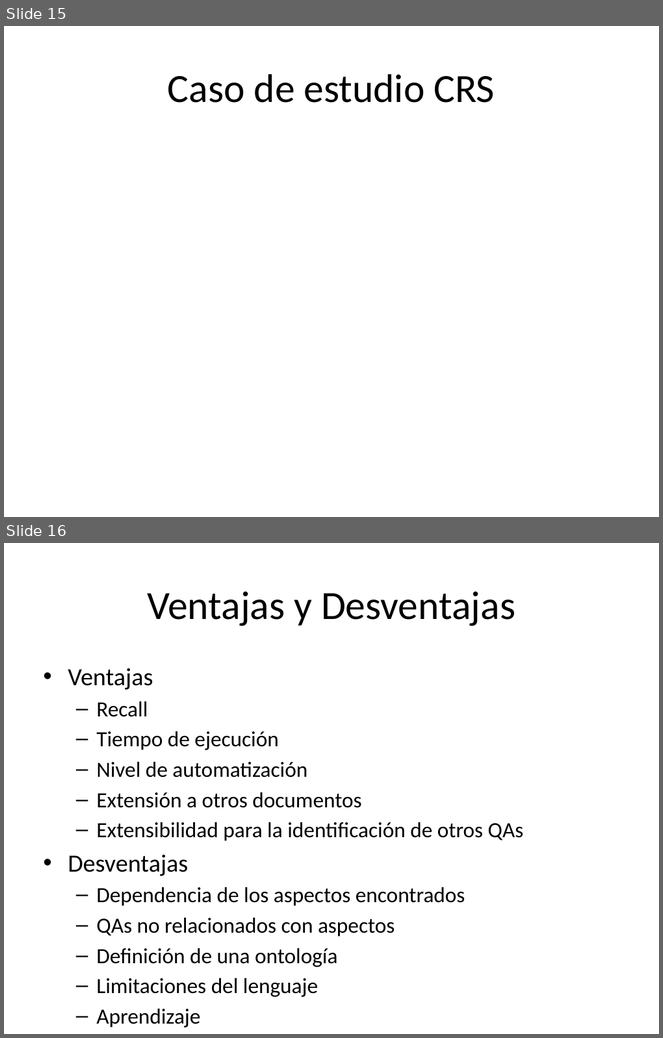
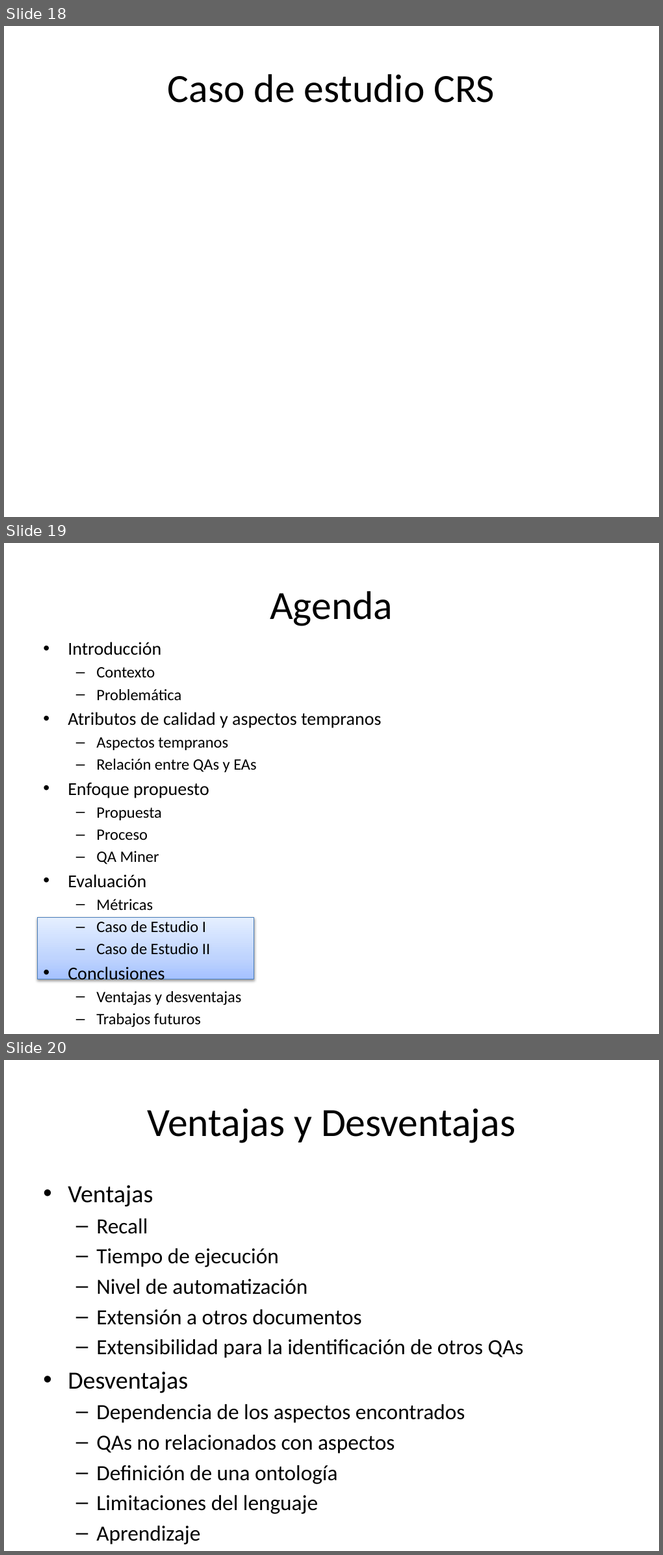
Before and after one commit to alejandrorago/qatesis2, a slide deck: Capitulos Finales/filiminasPeladas.pptx. Shown one above the other, each under a label of ours: slides 15 and 16 before the commit, slides 18, 19 and 20 after it. The pictures are 663x1038 and 663x1555 pixels, drawn with LibreOffice and Linux fonts; fonts in the diff are those of the drawing. Boxes give left, top, right and bottom in pixels: in the first picture for what was removed or moved away, otherwise in the second. Text is boxed around its words. In the diff, an @@ line names an element or a change of style, - is before the commit and + after.

```diff
--- a/Capitulos Finales/filiminasPeladas.pptx
+++ b/Capitulos Finales/filiminasPeladas.pptx
@@ slide 19 added at box(4, 543, 659, 1034), background #FFFFFF @@
@@ title added at box(270, 591, 393, 626), 44 pt, text #000000 @@
+Agenda
@@ text added at box(68, 642, 381, 1028), 17.5 pt, text #000000 @@
+• Introducción
+  – Contexto
+  – Problemática
+• Atributos de calidad y aspectos tempranos
+  – Aspectos tempranos
+  – Relación entre QAs y EAs
+• Enfoque propuesto
+  – Propuesta
+  – Proceso
+  – QA Miner
+• Evaluación
+  – Métricas
+  – Caso de Estudio I
+  – Caso de Estudio II
+• Conclusiones
+  – Ventajas y desventajas
+  – Trabajos futuros
+• Preguntas
@@ rectangle added at box(37, 918, 254, 979), fill gradient #A4C4FF to #BFD4FF to #E6EEFF, outline #4B7EBC 0.75 pt @@
@@ what was slide 15 is now slide 18 @@
@@ what was slide 16 is now slide 20 @@
```
Also in this commit, not shown: 9 slides changed, 4 other slides added.
